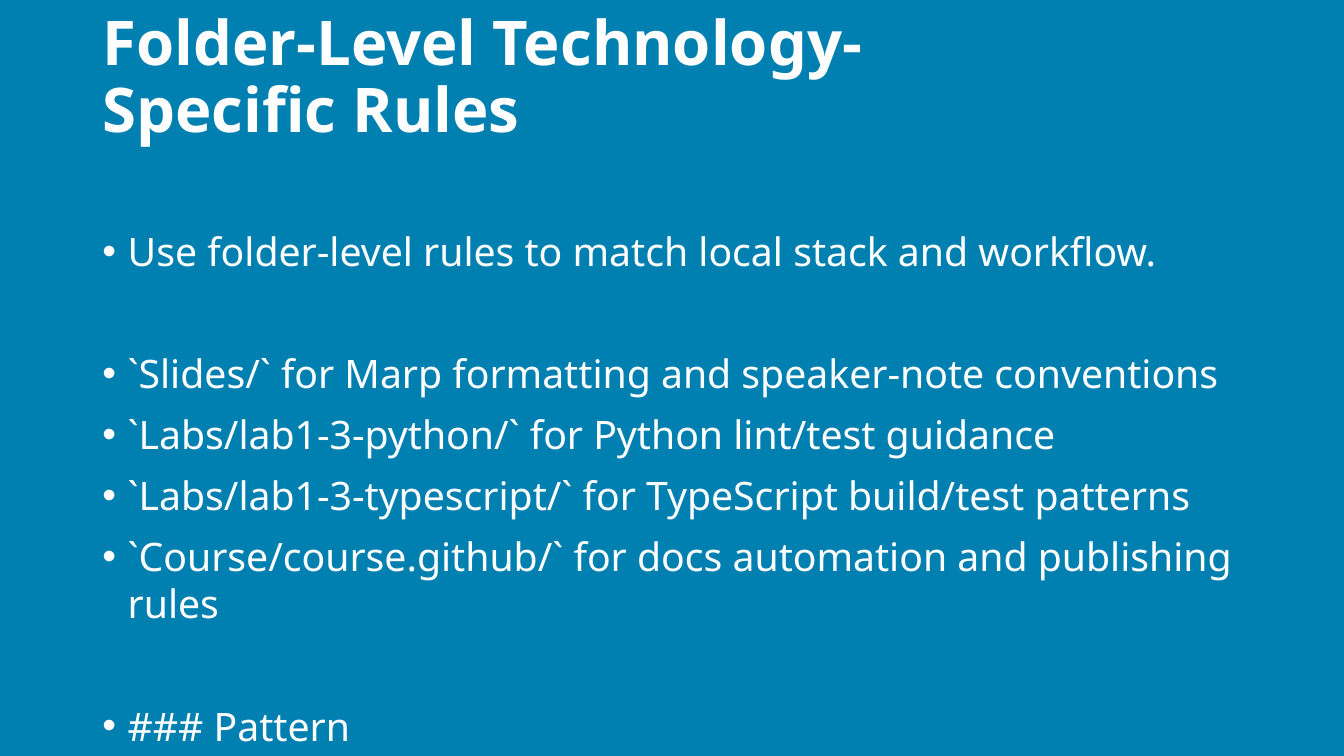
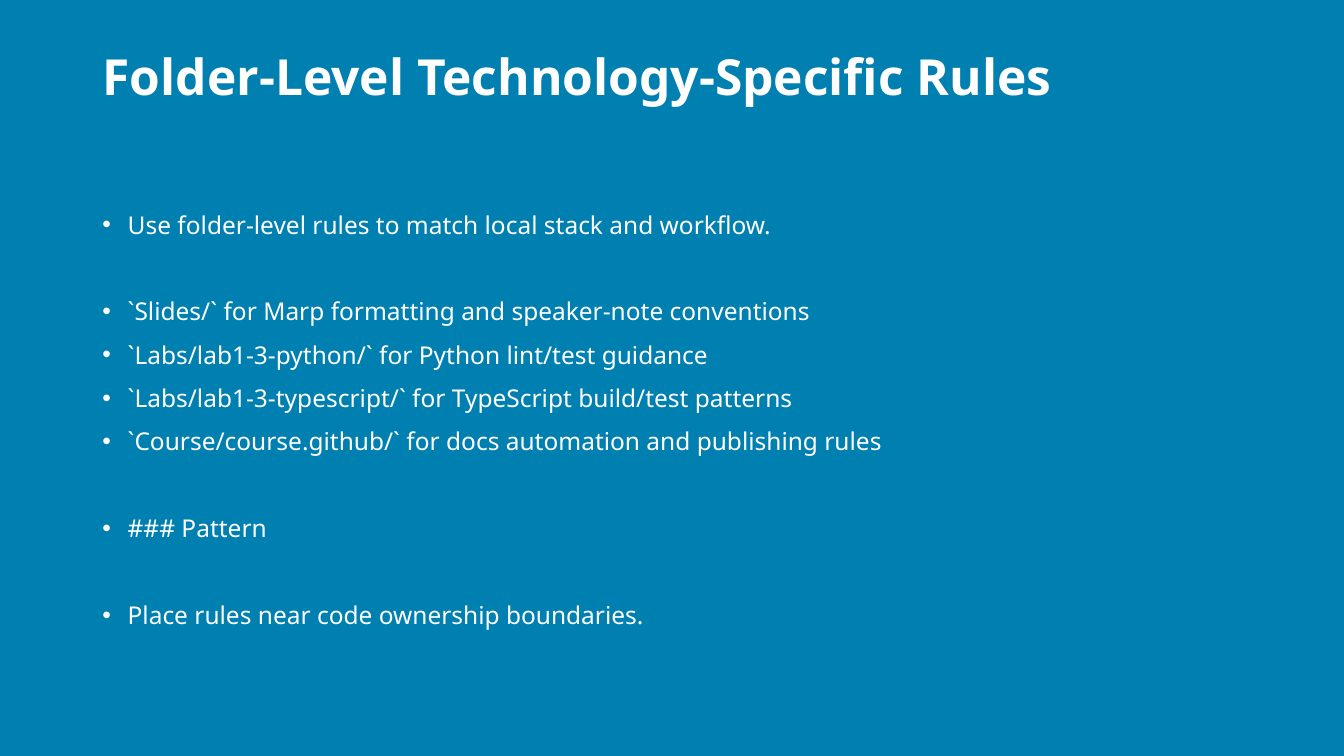
Before and after one commit to j0hnnymiller/AI-Assisted-Software-Development, a slide deck: slide 160 of Slides/output/aiasd-311-monday-draft.pptx. Drawn at 1344x756 pixels with LibreOffice and Linux fonts; fonts in the diff are those of the drawing; background and template pictures are left out. Boxes give left, top, right and bottom in pixels: in the first picture for what was removed or moved away, otherwise in the second. Text is boxed around its words. In the diff, an @@ line names an element or a change of style, - is before the commit and + after.

Commit message:
build(slides): refresh generated Monday draft deck

```diff
--- a/Slides/output/aiasd-311-monday-draft.pptx
+++ b/Slides/output/aiasd-311-monday-draft.pptx
@@ title "Folder-Level Technology-Specific Rules" at (x1=102, y1=57, x2=1052, y2=107): size 44 to 35.5 pt @@
@@ text "Use folder-level rules to match ..." at (x1=128, y1=215, x2=881, y2=630): size 28 to 17.5 pt @@
```
Also in this commit, not shown: 138 other slides changed.
